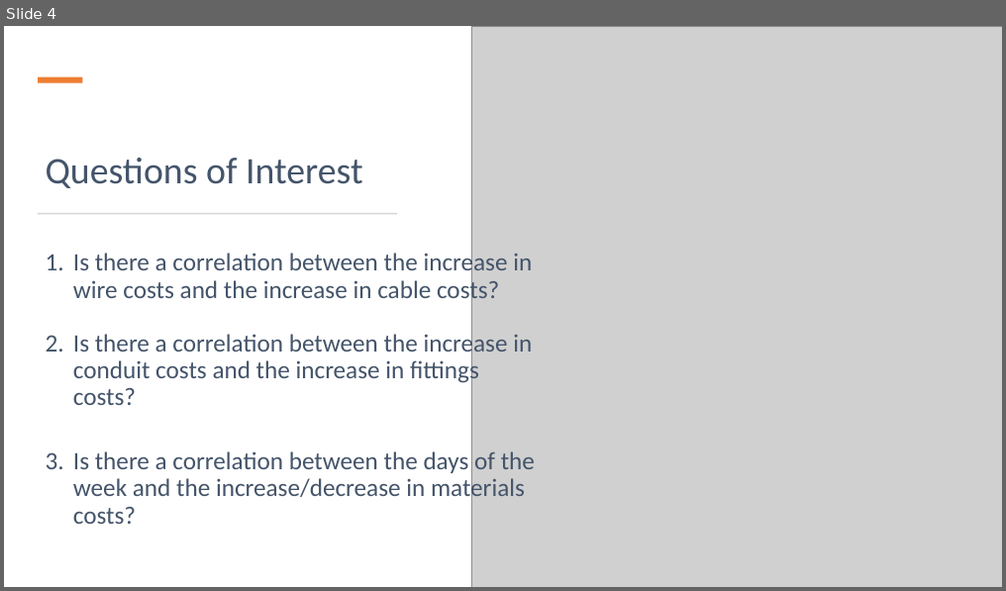
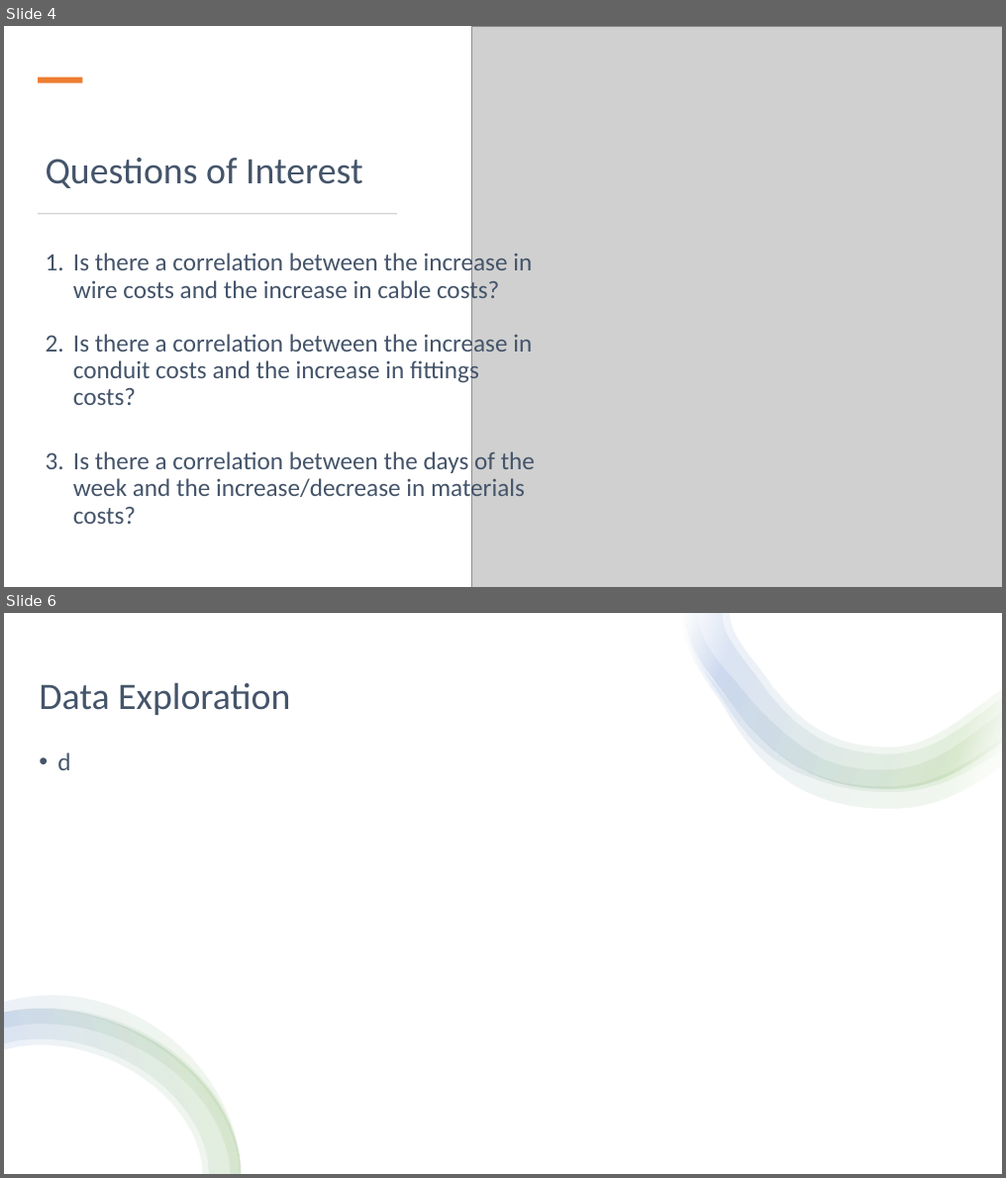
Before and after one commit to thegreatkeej/Estimator_Project, a slide deck: Team14_Presentation.pptx. Shown one above the other, each under a label of ours: slide 4 before the commit, slides 4 and 6 after it; the slides between them are not shown. The pictures are 1006x591 and 1006x1178 pixels, drawn with LibreOffice and Linux fonts; fonts in the diff are those of the drawing; grey boxes stand for pictures. Boxes give left, top, right and bottom in pixels: in the first picture for what was removed or moved away, otherwise in the second. Text is boxed around its words. In the diff, an @@ line names an element or a change of style, - is before the commit and + after.

```diff
--- a/Team14_Presentation.pptx
+++ b/Team14_Presentation.pptx
@@ slide 6 added at (4,613,1002,1174), background #FFFFFF @@
@@ rectangle added at (4,613,1002,1174), fill #FFFFFF @@
@@ group added at (683,613,1002,808): 4 freeform shapes @@
@@ text added at (39,682,290,715), 36 pt, text #44546A @@
+Data Exploration
@@ text added at (57,753,70,770), 24 pt, text #44546A @@
+• d
@@ group added at (4,996,242,1174): 4 freeform shapes @@
```
Also in this commit, not shown: 5 slides changed, 1 other slide added, 5 slides removed.
